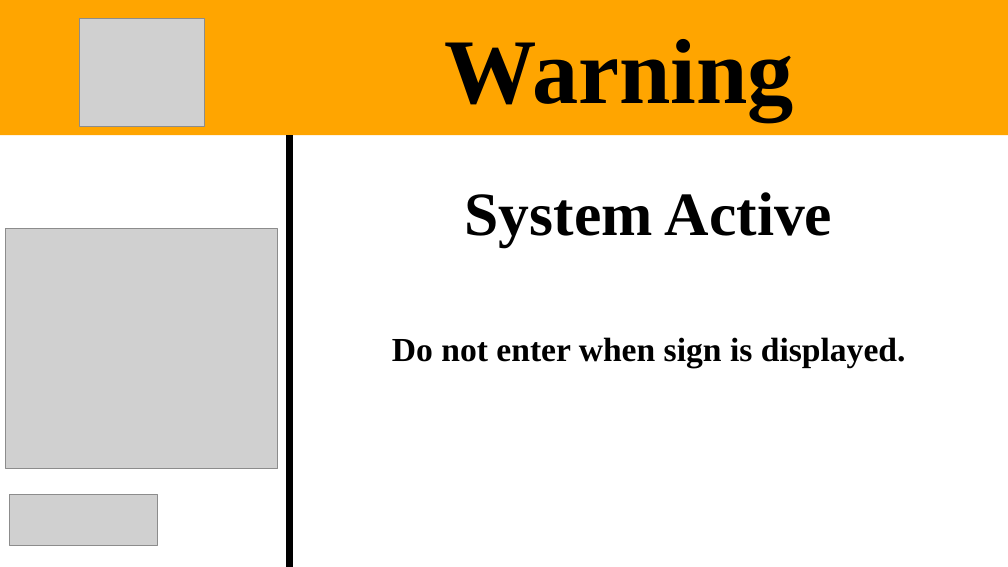
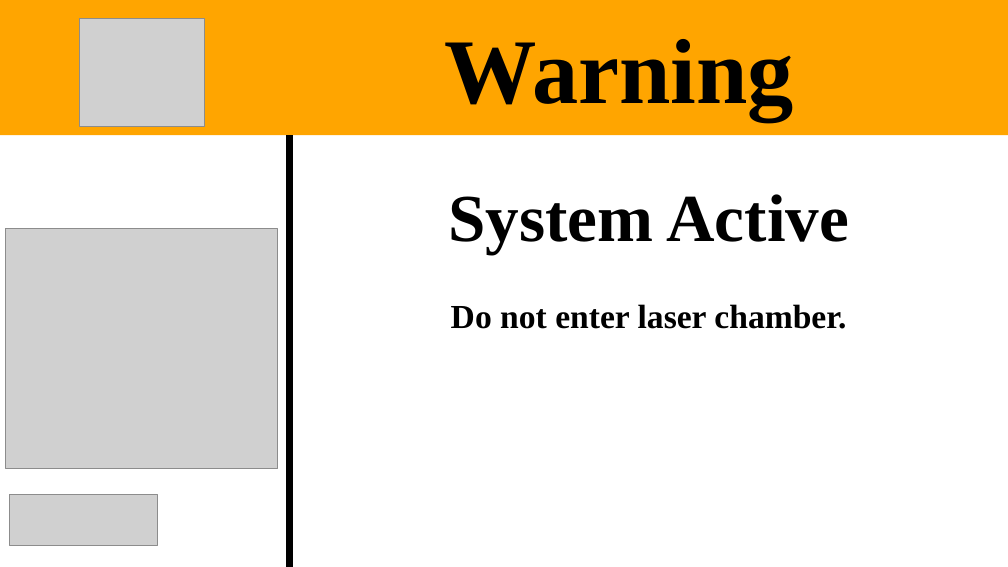
Before and after one commit to EndlasDeveloper/LaserSafetyRunner, a slide deck: slide 5 of Processing/Safety_Runner_previous_version/Safety Signs October -6-2020.pptx. Drawn at 1008x567 pixels with LibreOffice and Linux fonts; fonts in the diff are those of the drawing; grey boxes stand for pictures. Boxes give left, top, right and bottom in pixels: in the first picture for what was removed or moved away, otherwise in the second. Text is boxed around its words. In the diff, an @@ line names an element or a change of style, - is before the commit and + after.

```diff
--- a/Processing/Safety_Runner_previous_version/Safety Signs October -6-2020.pptx
+++ b/Processing/Safety_Runner_previous_version/Safety Signs October -6-2020.pptx
@@ text at [448, 194, 849, 253]: size 44 to 48 pt in "System Active" @@
@@ text at [451, 304, 846, 329]: text changed @@
-Do not enter when sign is displayed.
+Do not enter laser chamber.
```
Also in this commit, not shown: 7 other slides changed, 1 slide added, 1 slide removed, 22 other files.
